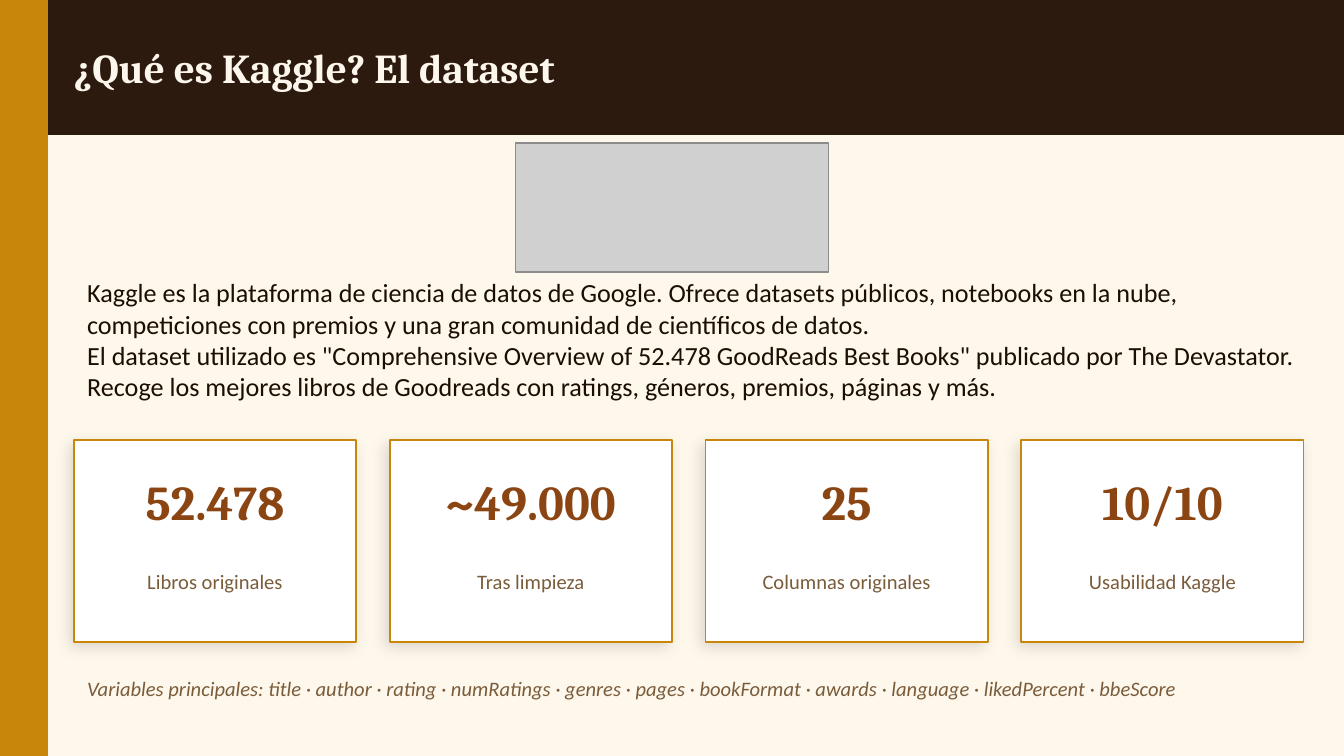
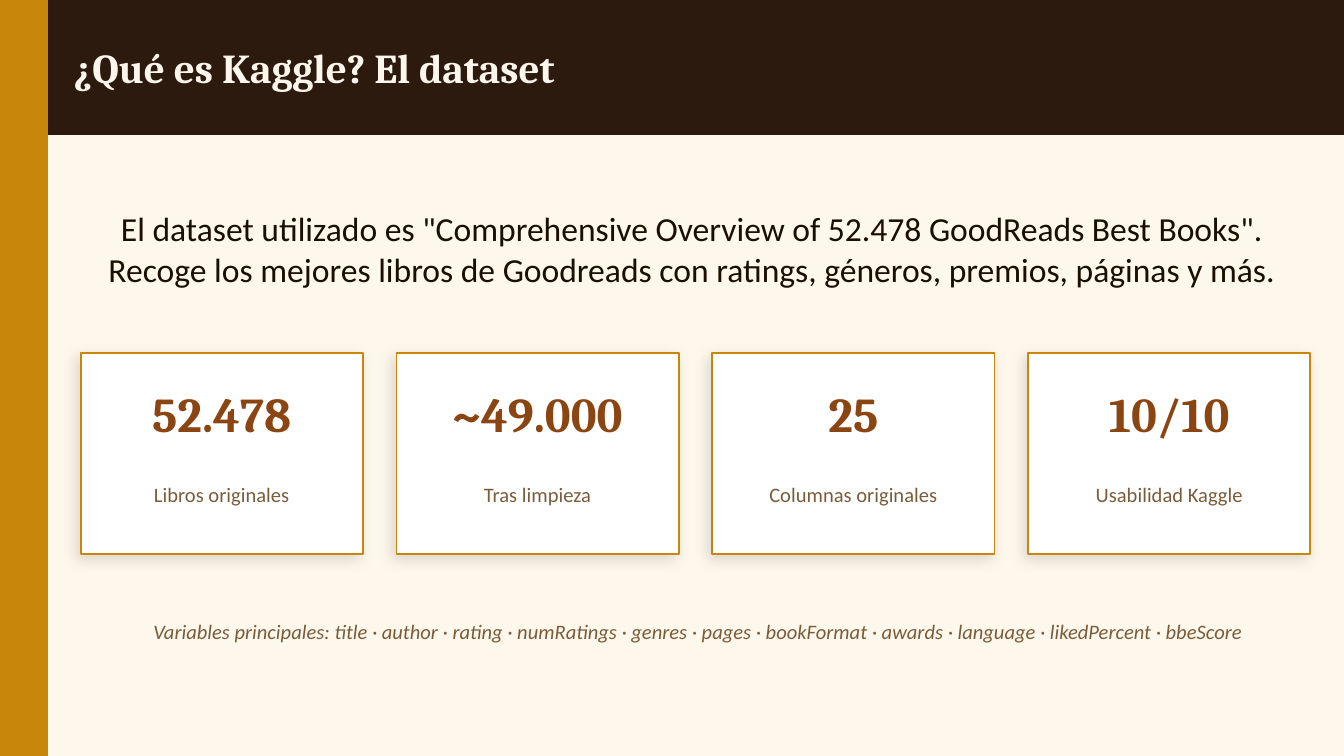
Before and after one commit to fgoiri/EDA-GoodReads-Books, a slide deck: slide 3 of Presentacion/EDA_Goodreads.pptx. Drawn at 1344x756 pixels with LibreOffice and Linux fonts; fonts in the diff are those of the drawing; grey boxes stand for pictures. Boxes give left, top, right and bottom in pixels: in the first picture for what was removed or moved away, otherwise in the second. Text is boxed around its words. In the diff, an @@ line names an element or a change of style, - is before the commit and + after.

```diff
--- a/Presentacion/EDA_Goodreads.pptx
+++ b/Presentacion/EDA_Goodreads.pptx
@@ picture removed at [516,144,829,273] @@
@@ text at [108,217,1275,288]: text changed; size 14 to 18 pt @@
-Kaggle es la plataforma de ciencia de datos de Google. Ofrece datasets públicos, notebooks en la nube, competiciones con premios y una gran comunidad de científicos de datos.
-El dataset utilizado es "Comprehensive Overview of 52.478 GoodReads Best Books" publicado por The Devastator. Recoge los mejores libros de Goodreads con ratings, géneros, premios, páginas y más.
+El dataset utilizado es "Comprehensive Overview of 52.478 GoodReads Best Books". Recoge los mejores libros de Goodreads con ratings, géneros, premios, páginas y más.
@@ 4 texts, 4 rectangles: place and size @@
-4 texts, 4 rectangles at [74,439,1304,641]
+4 texts, 4 rectangles at [81,352,1310,554]
@@ 4 texts: place and size @@
-4 texts at [147,574,1236,593]
+4 texts at [154,487,1243,506]
@@ text "Variables principales: title · author ...": place and size @@
-text "Variables principales: title · author ..." at [87,681,1175,700]
+text "Variables principales: title · author ..." at [153,624,1242,643]
@@ text "Variables principales: title · author ..." at [153,624,1242,643]: alignment left to centre @@
```
Also in this commit, not shown: 6 other slides changed, 4 other files.
